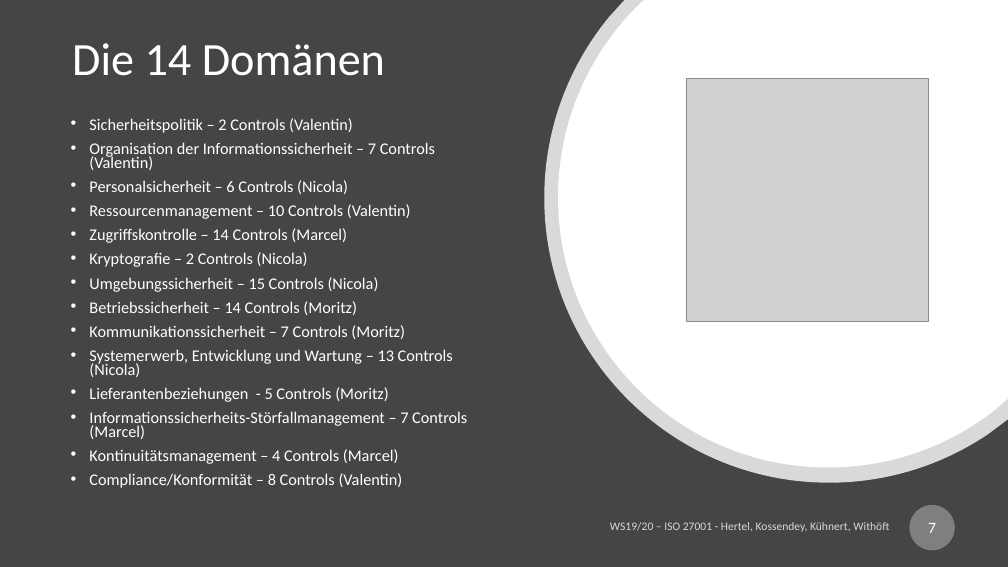
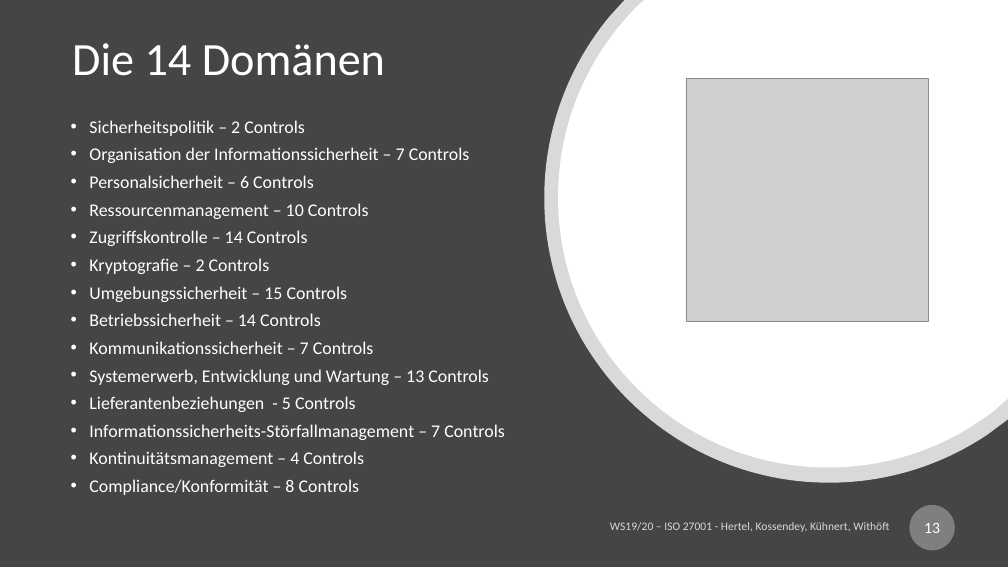
Before and after one commit to mwithoeft/SicherheitUndZuverlaessigkeit, a slide deck: slide 13 of merged.pptx (slide 7 before the commit). Drawn at 1008x567 pixels with LibreOffice and Linux fonts; fonts in the diff are those of the drawing; grey boxes stand for pictures. Boxes give left, top, right and bottom in pixels: in the first picture for what was removed or moved away, otherwise in the second. Text is boxed around its words. In the diff, an @@ line names an element or a change of style, - is before the commit and + after.

```diff
--- a/merged.pptx
+++ b/merged.pptx
@@ text at (x1=89, y1=120, x2=505, y2=495): text changed; size 15.5 to 17 pt @@
-• Sicherheitspolitik – 2 Controls (Valentin)
-• Organisation der Informationssicherheit – 7 Controls (Valentin)
-• Personalsicherheit – 6 Controls (Nicola)
-• Ressourcenmanagement – 10 Controls (Valentin)
-• Zugriffskontrolle – 14 Controls (Marcel)
-• Kryptografie – 2 Controls (Nicola)
-• Umgebungssicherheit – 15 Controls (Nicola)
-• Betriebssicherheit – 14 Controls (Moritz)
-• Kommunikationssicherheit – 7 Controls (Moritz)
-• Systemerwerb, Entwicklung und Wartung – 13 Controls (Nicola)
-• Lieferantenbeziehungen - 5 Controls (Moritz)
-• Informationssicherheits-Störfallmanagement – 7 Controls (Marcel)
-• Kontinuitätsmanagement – 4 Controls (Marcel)
-• Compliance/Konformität – 8 Controls (Valentin)
+• Sicherheitspolitik – 2 Controls
+• Organisation der Informationssicherheit – 7 Controls
+• Personalsicherheit – 6 Controls
+• Ressourcenmanagement – 10 Controls
+• Zugriffskontrolle – 14 Controls
+• Kryptografie – 2 Controls
+• Umgebungssicherheit – 15 Controls
+• Betriebssicherheit – 14 Controls
+• Kommunikationssicherheit – 7 Controls
+• Systemerwerb, Entwicklung und Wartung – 13 Controls
+• Lieferantenbeziehungen - 5 Controls
+• Informationssicherheits-Störfallmanagement – 7 Controls
+• Kontinuitätsmanagement – 4 Controls
+• Compliance/Konformität – 8 Controls
@@ page number at (x1=924, y1=523, x2=940, y2=533): text changed @@
-7
+13
```
Also in this commit, not shown: 3 other slides changed, 27 slides added.
